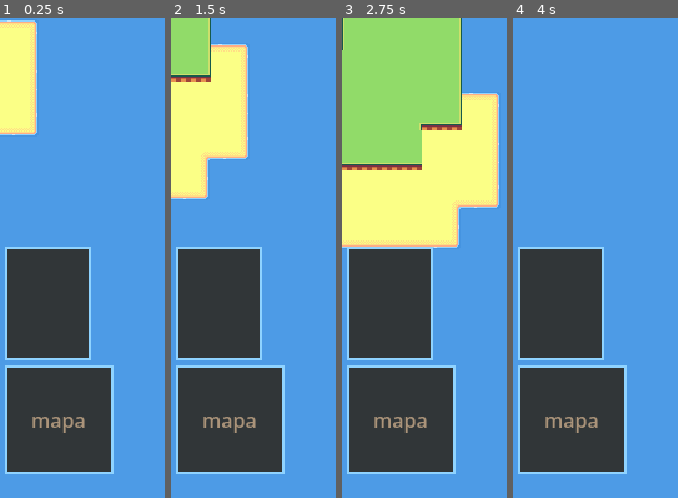
Above: before the commit, frames 1-4 (left to right).
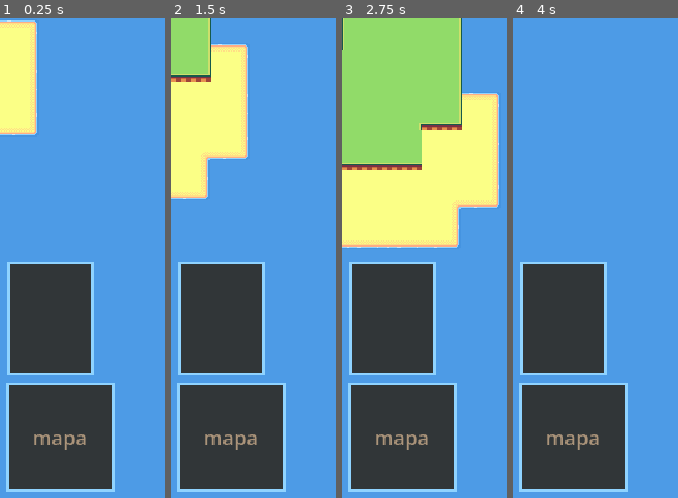
Above: after the commit, the same moments.

Repository: AbdielP/war-project
Game: Godot game, scene res://main.tscn
Two runs of this game, one before a commit and one after it. Both use one fixed random seed, a clock stepped at 60 frames per second and the inputs below.
Inputs (mouse positions are in pixels of both pictures, inside the frame that each line leads up to):
- Up to frame 1 (0.25 s): no input
- Up to frame 2 (1.5 s): tap Enter at 0.5 s; move the mouse to (outside the picture) at 0.52 s; click (outside the picture) at 0.67 s; tap Space at 1.25 s; drag from (outside the picture) to (outside the picture) at 1.27 s
- Up to frame 3 (2.75 s): tap Enter at 2 s; move the mouse to (outside the picture) at 2.02 s; click (outside the picture) at 2.17 s
- Up to frame 4 (4 s): tap Space at 2.75 s; drag from (outside the picture) to (673, 186) at 2.77 s; tap Enter at 3.5 s; move the mouse to (outside the picture) at 3.52 s; click (outside the picture) at 3.67 s

The runs differ from the first frame. In frame 1, 10% of the frame differs, in the area x 3-70%, y 47-99%; in frame 2, 10%; in frame 3, 10%; in frame 4, 10%.

Commit message:
pendiente minimapa

Diff:
--- a/ui/hud/hud.tscn
+++ b/ui/hud/hud.tscn
@@ -9,15 +9,18 @@
 script = ExtResource("0")
 
 [node name="EventLog" parent="." unique_id=173143879 instance=ExtResource("1")]
-offset_left = 4.0
-offset_top = 183.0
-offset_right = 73.0
-offset_bottom = 274.0
+offset_left = 6.0
+offset_top = 195.0
+offset_right = 75.0
+offset_bottom = 286.0
 
 [node name="Minimap" parent="." unique_id=1579022018 instance=ExtResource("2")]
-offset_left = 4.0
-offset_top = 278.0
-offset_right = 91.0
-offset_bottom = 365.0
+offset_left = 5.0
+offset_top = 292.0
+offset_right = 92.0
+offset_bottom = 379.0
 
-[node name="SelectionPanel" parent="." instance=ExtResource("3")]
+[node name="SelectionPanel" parent="." unique_id=464690185 instance=ExtResource("3")]
+offset_left = 544.0
+offset_top = 349.0
+offset_right = 637.0
Not shown: 1 places in ui/hud/hud.tscn that only renumber resources
Not shown, changed: docs/GDD.md
Not shown, changed: docs/decisions.md
